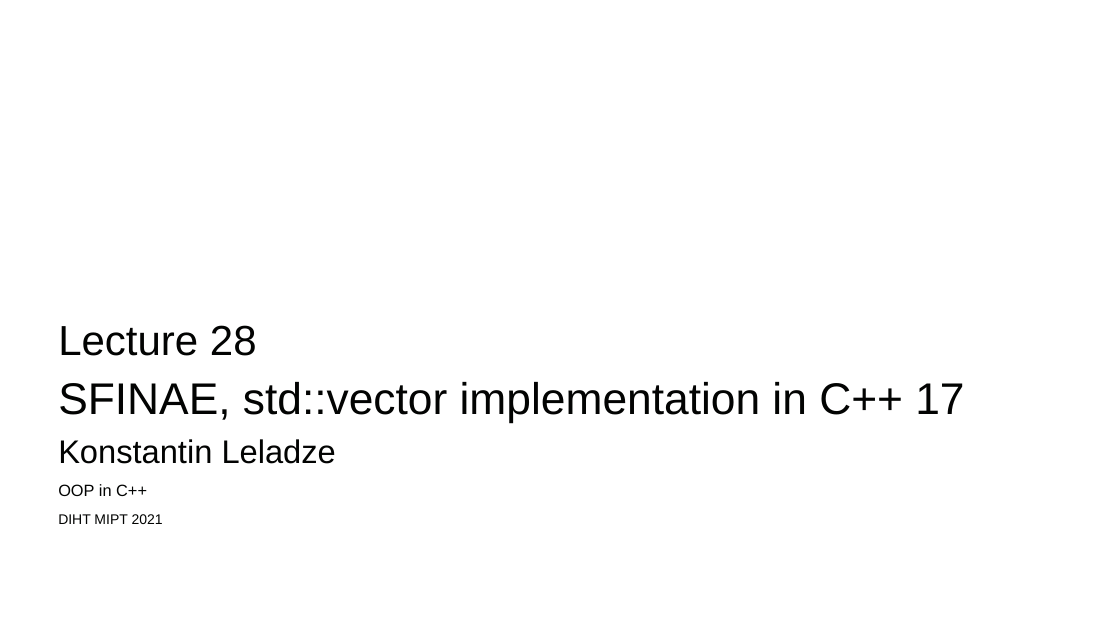
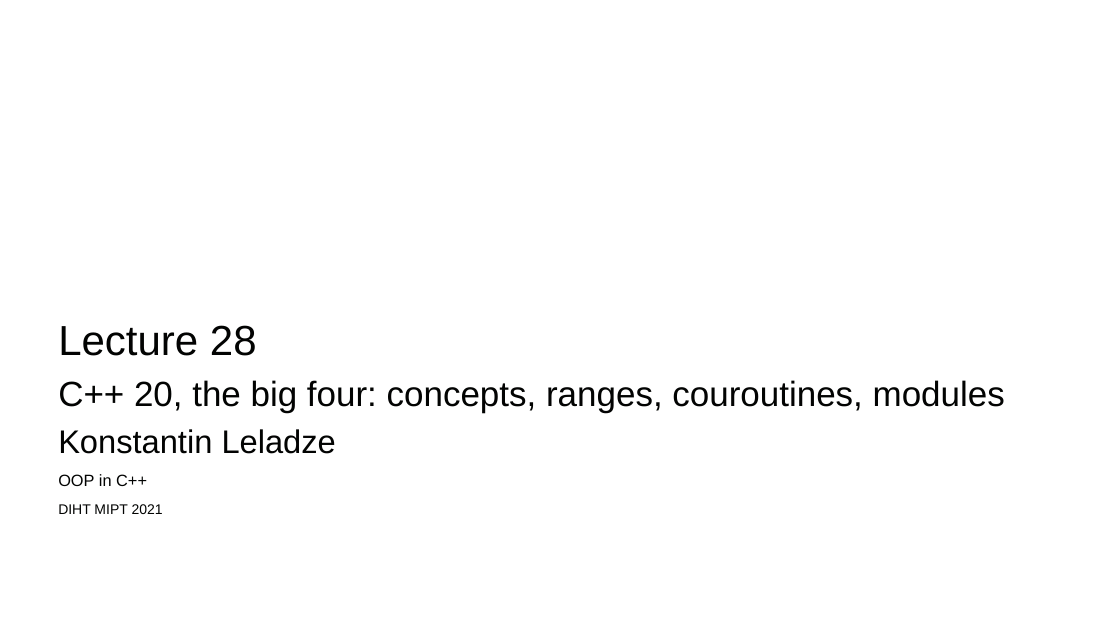
Before and after one commit to Costello1329/cpp-mipt-2021, a slide deck: slide 3 of lectures/lecture-28/draft.pptx. Drawn at 1120x630 pixels with LibreOffice and Linux fonts; fonts in the diff are those of the drawing; background and template pictures are left out. Boxes give left, top, right and bottom in pixels: in the first picture for what was removed or moved away, otherwise in the second. Text is boxed around its words. In the diff, an @@ line names an element or a change of style, - is before the commit and + after.

```diff
--- a/lectures/lecture-28/draft.pptx
+++ b/lectures/lecture-28/draft.pptx
@@ text at <box>58,380,1005,413</box>: text changed; size 38 to 30 pt @@
-SFINAE, std::vector implementation in C++ 17
+C++ 20, the big four: concepts, ranges, couroutines, modules
```
Also in this commit, not shown: 1 other slide changed, 2 other files.
